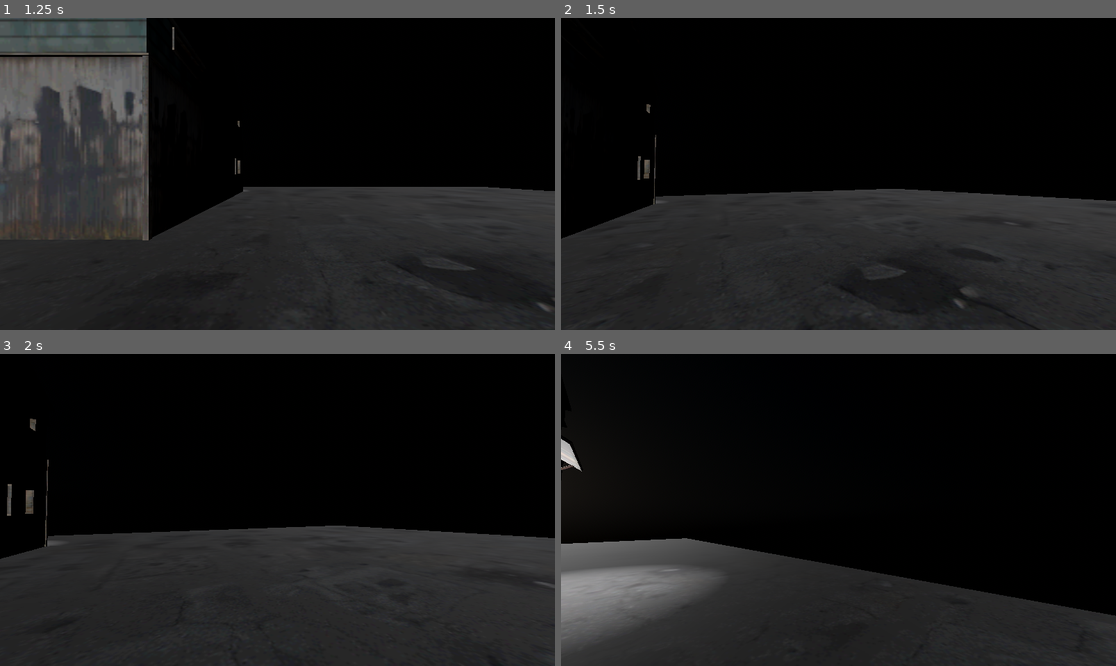
Above: before the commit, frames 1-4 (two rows, left to right).
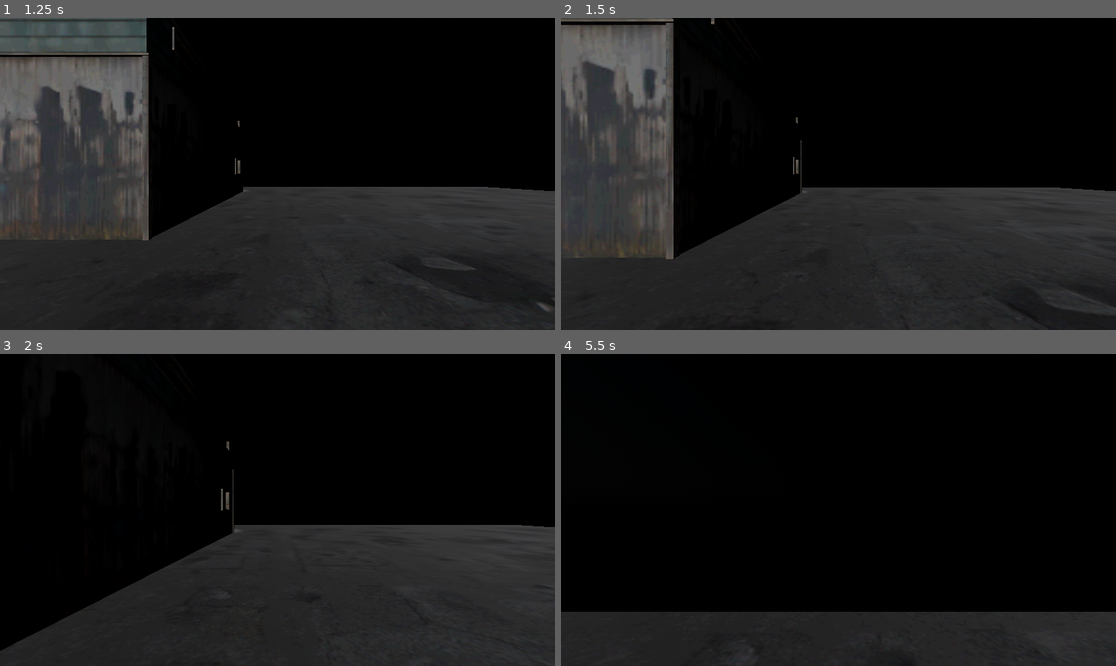
Above: after the commit, the same moments.

Repository: black-whale-studios/necropolis
Game: Godot game, scene res://src/main.tscn
Two runs of this game, one before a commit and one after it. Both use one fixed random seed, a clock stepped at 60 frames per second and the inputs below.
Inputs (mouse positions are in pixels of both pictures, inside the frame that each line leads up to):
- Up to frame 1 (1.25 s): click "Start" at 0.5 s
- Up to frame 2 (1.5 s): tap Enter at 1.25 s; move the mouse to (866, 174) at 1.27 s; hold W (move_forward) from 1.28 s (still down); hold E (interact) from 1.28 s (still down)
- Up to frame 3 (2 s): keep holding W (move_forward); keep holding E (interact)
- Up to frame 4 (5.5 s): keep holding W (move_forward); move the mouse to (810, 510) at 2.02 s; release E (interact) at 2.03 s; tap E (interact) at 2.1, 3.6, 5.1 s; move the mouse to (849, 503) at 2.77 s; hold E (interact) 2.78-3.53 s; move the mouse to (832, 516) at 3.52 s; move the mouse to (877, 513) at 4.27 s; hold E (interact) 4.28-5.03 s; move the mouse to (794, 506) at 5.02 s

Frame 1 is identical in both runs. In frame 2, 17% of the frame differs, in the area x 0-100%, y 0-100%; in frame 3, 8.8%; in frame 4, 15%.

Commit message:
Added a player gui interaction

Diff:
--- a/src/scenes/interaction_box/interaction_box.gd
+++ b/src/scenes/interaction_box/interaction_box.gd
@@ -1,3 +1,4 @@
+class_name InteractionBox
 extends Node3D
 
 @export var interaction_descripion: String
@@ -18,6 +19,8 @@
 func _process(delta: float) -> void:
 	pass
 
+
+
 func interact():
 	_interaction_script.interact()
 	pass
--- a/src/scenes/player/player.gd
+++ b/src/scenes/player/player.gd
@@ -5,7 +5,10 @@
 @export var MOUSE_SENSITIVITY : float = 0.5
 @export var TILT_LOWER_LIMIT := deg_to_rad(-90.0)
 @export var TILT_UPPER_LIMIT := deg_to_rad(90.0)
-@export var CAMERA_CONTROLLER : Camera3D
+
+
+@onready var camera_controller: Camera3D = $CameraController/Camera3D
+@onready var player_gui := $CameraController/Camera3D/PlayerGui
 
 var _mouse_input : bool = false
 var _rotation_input : float
@@ -14,7 +17,7 @@
 var _player_rotation : Vector3
 var _camera_rotation : Vector3
 
-var _current_interaction_area: Area3D
+var _current_interaction_object: InteractionBox
 
 # Get the gravity from the project settings to be synced with RigidBody nodes.
 var gravity = ProjectSettings.get_setting("physics/3d/default_gravity")
@@ -27,8 +30,8 @@
 		_tilt_input = -event.relative.y * MOUSE_SENSITIVITY
 
 func _input(event):
-	if event.is_action_pressed("interact") and _current_interaction_area:
-		_current_interaction_area.get_parent().interact()
+	if event.is_action_pressed("interact") and _current_interaction_object:
+		_current_interaction_object.interact()
 		pass
 
 func _update_camera(delta):
@@ -41,10 +44,10 @@
 	_player_rotation = Vector3(0.0,_mouse_rotation.y,0.0)
 	_camera_rotation = Vector3(_mouse_rotation.x,0.0,0.0)
 
-	CAMERA_CONTROLLER.transform.basis = Basis.from_euler(_camera_rotation)
+	camera_controller.transform.basis = Basis.from_euler(_camera_rotation)
 	global_transform.basis = Basis.from_euler(_player_rotation)
 
-	CAMERA_CONTROLLER.rotation.z = 0.0
+	camera_controller.rotation.z = 0.0
 
 	_rotation_input = 0.0
 	_tilt_input = 0.0
@@ -85,12 +88,14 @@
 
 func _on_interaction_area_area_entered(area: Area3D) -> void:
 	if area.is_in_group("interaction_box"):
-		_current_interaction_area = area
+		_current_interaction_object = area.get_parent()
+		player_gui.show_interaction_description()
+		player_gui.set_interaction_description(_current_interaction_object.interaction_descripion)
 		pass
 	pass # Replace with function body.
 
 
 func _on_interaction_area_area_exited(area: Area3D) -> void:
-	if _current_interaction_area == area:
-		_current_interaction_area = null
+	if _current_interaction_object == area.get_parent():
+		_current_interaction_object = null
 	pass # Replace with function body.
--- a/src/scenes/player/player.tscn
+++ b/src/scenes/player/player.tscn
@@ -1,7 +1,8 @@
-[gd_scene load_steps=6 format=3 uid="uid://bqot8wk1fsrdy"]
+[gd_scene load_steps=7 format=3 uid="uid://bqot8wk1fsrdy"]
 
 [ext_resource type="Script" path="res://src/scenes/player/player.gd" id="1_pgc1p"]
 [ext_resource type="Material" uid="uid://b4gwd5h7ixvct" path="res://src/scenes/player/player.tres" id="2_gldw4"]
+[ext_resource type="PackedScene" uid="uid://dct8nxpp266dt" path="res://src/scenes/player/gui/PlayerGui.tscn" id="3_58od1"]
 
 [sub_resource type="CapsuleShape3D" id="CapsuleShape3D_u6tj1"]
 
@@ -11,10 +12,9 @@
 [sub_resource type="BoxShape3D" id="BoxShape3D_h2qky"]
 size = Vector3(0.55, 1, 1)
 
-[node name="Player" type="CharacterBody3D" node_paths=PackedStringArray("CAMERA_CONTROLLER") groups=["player"]]
+[node name="Player" type="CharacterBody3D" groups=["player"]]
 script = ExtResource("1_pgc1p")
 MOUSE_SENSITIVITY = 0.25
-CAMERA_CONTROLLER = NodePath("CameraController/Camera3D")
 
 [node name="CollisionShape3D" type="CollisionShape3D" parent="."]
 transform = Transform3D(1, 0, 0, 0, 1, 0, 0, 0, 1, 0, 1, 0)
@@ -32,11 +32,12 @@
 update_mode = 1
 enable_shadows = true
 
+[node name="PlayerGui" parent="CameraController/Camera3D" instance=ExtResource("3_58od1")]
+
 [node name="InteractionArea" type="Area3D" parent="."]
 transform = Transform3D(1, 0, 0, 0, 1, 0, 0, 0, 1, 0, 1.37116, -0.714523)
 
 [node name="CollisionShape3D" type="CollisionShape3D" parent="InteractionArea"]
-transform = Transform3D(1, 0, 0, 0, 1, 0, 0, 0, 1, 0, 0, -0.0366211)
 shape = SubResource("BoxShape3D_h2qky")
 
 [connection signal="area_entered" from="InteractionArea" to="." method="_on_interaction_area_area_entered"]
